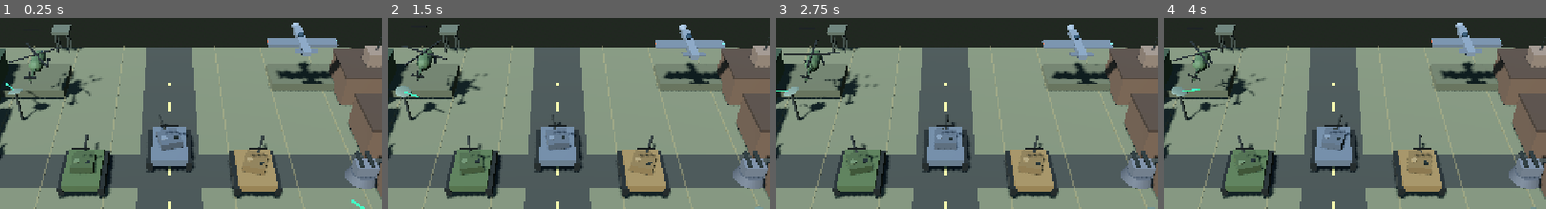
Above: before the commit, frames 1-4 (left to right).
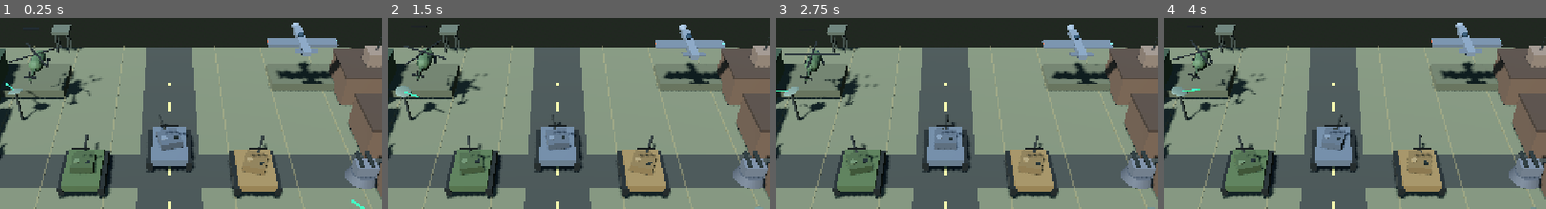
Above: after the commit, the same moments.

Repository: Jamalalbaroty/storm-generals-mobil
Game: Godot game, scene res://prototype_3d/battlefield_3d.tscn
The game is run twice, just before and just after one commit, with the same random seed, the same clock (stepped at 60 frames per second) and the same inputs. This scene is started directly instead of the project's main scene.
Inputs (mouse positions are % of the whole screen's width and height, from its top left):
- Up to frame 1 (0.25 s): no input
- Up to frame 2 (1.5 s): move the mouse to (72, 38) at 0.52 s; click (72, 38) at 0.67 s; drag from (30, 49) to (45, 66) at 1.27 s
- Up to frame 3 (2.75 s): move the mouse to (60, 19) at 2.02 s; click (60, 19) at 2.17 s
- Up to frame 4 (4 s): drag from (45, 66) to (20, 27) at 2.77 s; move the mouse to (80, 61) at 3.52 s; click (80, 61) at 3.67 s
The pictures show only the part of the screen within x 28-78%, y 4-54%; the shares and areas given below are measured in that part.

The runs differ from the first frame. In frame 1, 0.2% of the frame differs, in the area x 2-24%, y 14-46%; in frame 2, 0.1%; in frame 3, 0.2%; in frame 4, 0.6%, in the area x 2-26%, y 4-46%.

Commit message:
feat: synchronize unit health bars and facing from live gameplay data

Diff:
--- a/prototype_3d/battlefield_3d.gd
+++ b/prototype_3d/battlefield_3d.gd
@@ -305,7 +305,9 @@
 	if is_instance_valid(unit):
 		unit.set_meta("gameplay_unit_kind", kind)
 		unit.set_meta("health", maxf(0.0, health))
+		unit.set_meta("max_health", maxf(1.0, health))
 		unit.set_meta("source_gameplay_unit", true)
+		_create_showcase_health_bar(unit)
 	return unit
 
 func sync_game_units(unit_records: Array, map_rect: Rect2) -> int:
@@ -334,18 +336,26 @@
 		var altitude := 5.2 if kind == "helicopter" else (6.4 if kind == "fighter" else 0.0)
 		var world_pos := Vector3(lerpf(-ARENA_SIZE * 0.38, ARENA_SIZE * 0.38, nx), altitude, lerpf(-ARENA_SIZE * 0.38, ARENA_SIZE * 0.38, nz))
 		var tint := Color(0.30, 0.43, 0.34) if team == "player" else Color(0.43, 0.31, 0.28)
+		var current_health := maxf(0.0, float(record.get("hp", 100.0)))
+		var maximum_health := maxf(1.0, float(record.get("max_hp", maxf(100.0, current_health))))
 		var unit := game_unit_nodes.get(key) as Node3D
 		if not is_instance_valid(unit):
-			unit = spawn_game_unit(kind, world_pos, faction_id, tint, float(record.get("hp", 100.0)))
+			unit = spawn_game_unit(kind, world_pos, faction_id, tint, current_health)
 			if not is_instance_valid(unit):
 				continue
 			unit.set_meta("source_unit_key", key)
 			unit.set_meta("source_team", team)
+			unit.set_meta("source_faction", faction_id)
+			unit.set_meta("max_health", maximum_health)
 			game_unit_nodes[key] = unit
 		else:
 			unit.global_position = world_pos
-			unit.set_meta("health", maxf(0.0, float(record.get("hp", unit.get_meta("health", 100.0)))))
+			unit.set_meta("health", current_health)
+			unit.set_meta("max_health", maximum_health)
 			unit.set_meta("faction_id", faction_id)
+			unit.set_meta("source_faction", faction_id)
+		if record.has("facing"):
+			unit.rotation.y = -float(record.get("facing", 0.0)) + PI * 0.5
 		synced_count += 1
 	for existing_key in game_unit_nodes.keys():
 		if not active_keys.has(existing_key):
@@ -1718,7 +1728,8 @@
 		if not is_instance_valid(tank) or not is_instance_valid(fill):
 			showcase_health_bars.erase(tank_variant)
 			continue
-		var ratio := clampf(float(tank.get_meta("health", 100.0)) / 100.0, 0.0, 1.0)
+		var maximum_health := maxf(1.0, float(tank.get_meta("max_health", 100.0)))
+		var ratio := clampf(float(tank.get_meta("health", maximum_health)) / maximum_health, 0.0, 1.0)
 		fill.scale.x = maxf(ratio, 0.001)
 		fill.position.x = -0.67 * (1.0 - ratio)
 		var material := fill.material_override as StandardMaterial3D
